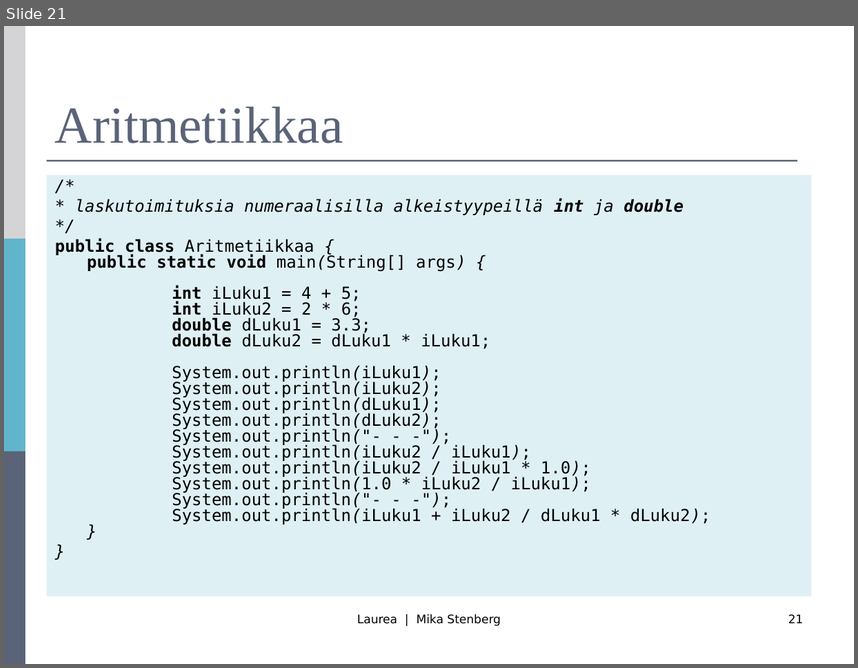
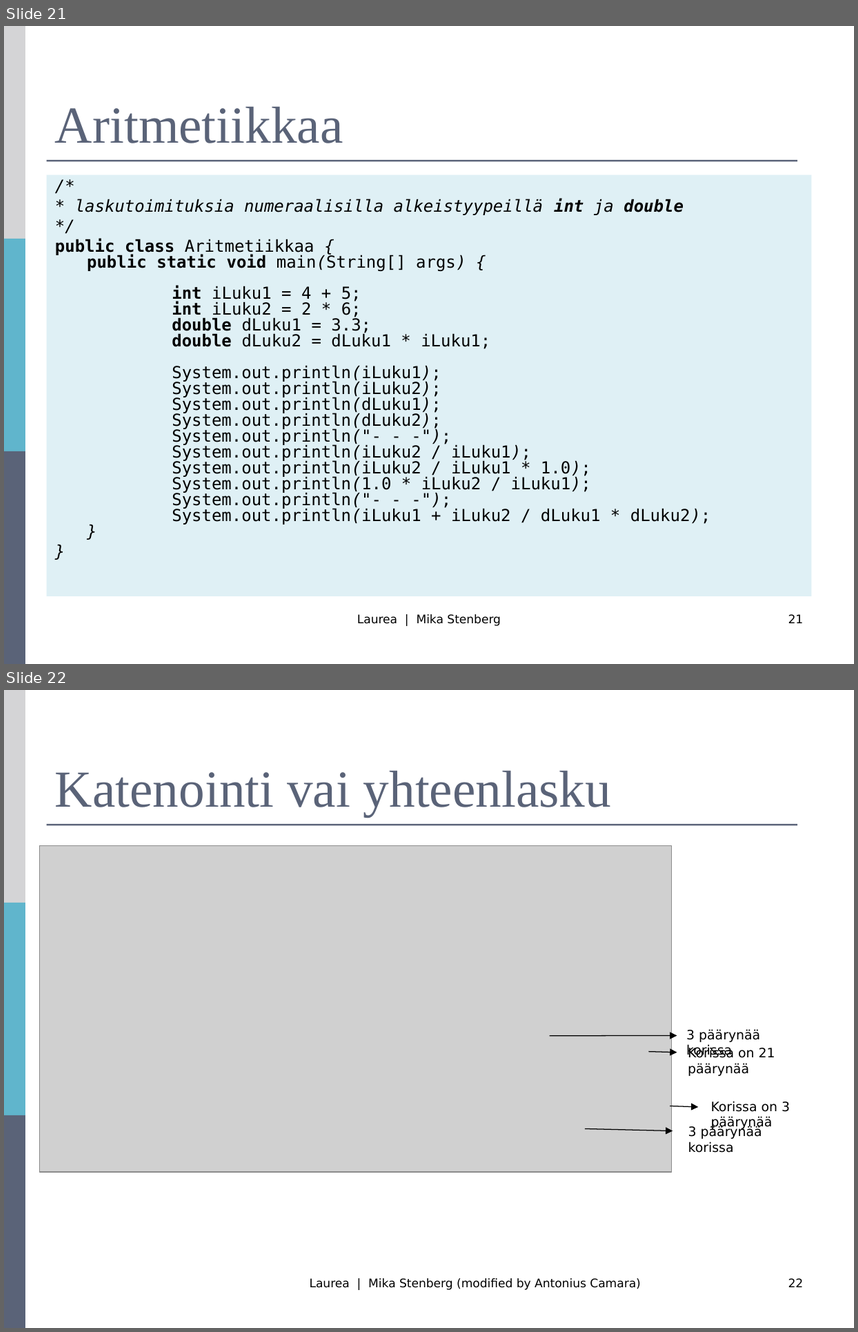
Before and after one commit to mjstenbe/OO_2017, a slide deck: Lecture materials (Antonius)/R0027-Luento-2-MuutujatLaus.ppt. Shown one above the other, each under a label of ours: slide 21 before the commit, slides 21 and 22 after it. The pictures are 858x668 and 858x1332 pixels, drawn with LibreOffice and Linux fonts; fonts in the diff are those of the drawing; grey boxes stand for pictures. Boxes give left, top, right and bottom in pixels: in the first picture for what was removed or moved away, otherwise in the second. Text is boxed around its words. In the diff, an @@ line names an element or a change of style, - is before the commit and + after.

```diff
--- a/Lecture materials (Antonius)/R0027-Luento-2-MuutujatLaus.ppt
+++ b/Lecture materials (Antonius)/R0027-Luento-2-MuutujatLaus.ppt
@@ slide 22 added at [4, 690, 854, 1328], background #FFFFFF; not listed: 4 template elements that a slide beside it also shows @@
@@ title added at [55, 771, 611, 817], 44 pt, text #5A6378 @@
+Katenointi vai yhteenlasku
@@ picture added at [40, 845, 672, 1171] @@
@@ arrow added from (550, 1035) to (677, 1035), #000000 0.74 pt @@
@@ text added at [686, 1029, 760, 1057], 11 pt, text #000000 @@
+3 päärynää korissa
@@ arrow added from (648, 1052) to (677, 1052), #000000 0.74 pt @@
@@ text added at [688, 1047, 775, 1076], 11 pt, text #000000 @@
+Korissa on 21 päärynää
@@ text added at [711, 1101, 790, 1130], 11 pt, text #000000 @@
+Korissa on 3 päärynää
@@ arrow added from (670, 1105) to (699, 1107), #000000 0.74 pt @@
@@ arrow added from (584, 1129) to (673, 1130), #000000 0.74 pt @@
@@ text added at [688, 1125, 762, 1152], 11 pt, text #000000 @@
+3 päärynää korissa
@@ text added at [310, 1278, 641, 1290], 10 pt, text #000000 @@
+Laurea | Mika Stenberg (modified by Antonius Camara)
@@ page number added at [789, 1278, 804, 1287], 10 pt, text #000000 @@
+22
```
Also in this commit, not shown: 3 slides changed, 1 slide removed, 6 other files.
